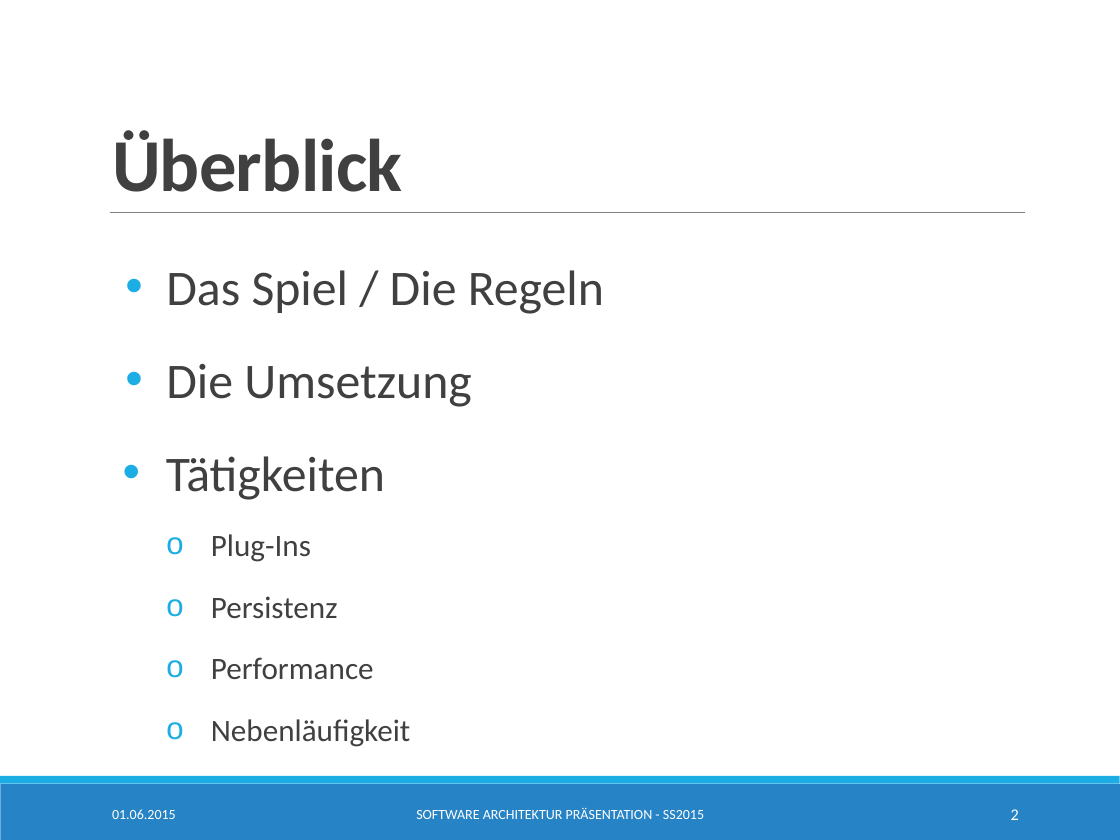
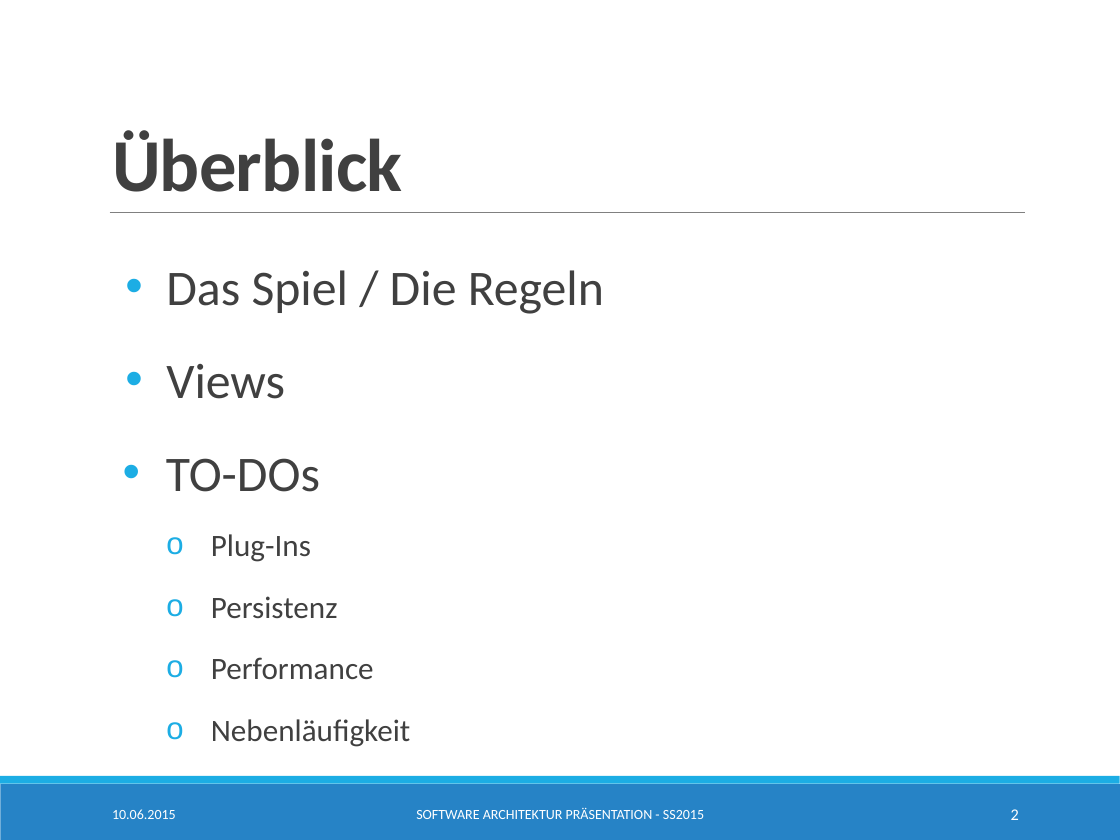
Before and after one commit to SimonBraun/de.htwg.se.mastermind, a slide deck: slide 2 of de.htwg.se.mastermind/Presentation.pptx. Drawn at 1120x840 pixels with LibreOffice and Linux fonts; fonts in the diff are those of the drawing. Boxes give left, top, right and bottom in pixels: in the first picture for what was removed or moved away, otherwise in the second. Text is boxed around its words. In the diff, an @@ line names an element or a change of style, - is before the commit and + after.

```diff
--- a/de.htwg.se.mastermind/Presentation.pptx
+++ b/de.htwg.se.mastermind/Presentation.pptx
@@ text at box(166, 364, 320, 492): text changed @@
-  • Die Umsetzung
-  • Tätigkeiten
+  • Views
+  • TO-DOs
@@ text at box(112, 809, 176, 819): text changed @@
-01.06.2015
+10.06.2015
```
Also in this commit, not shown: 6 other slides changed, 3 slides added, 6 other files.
